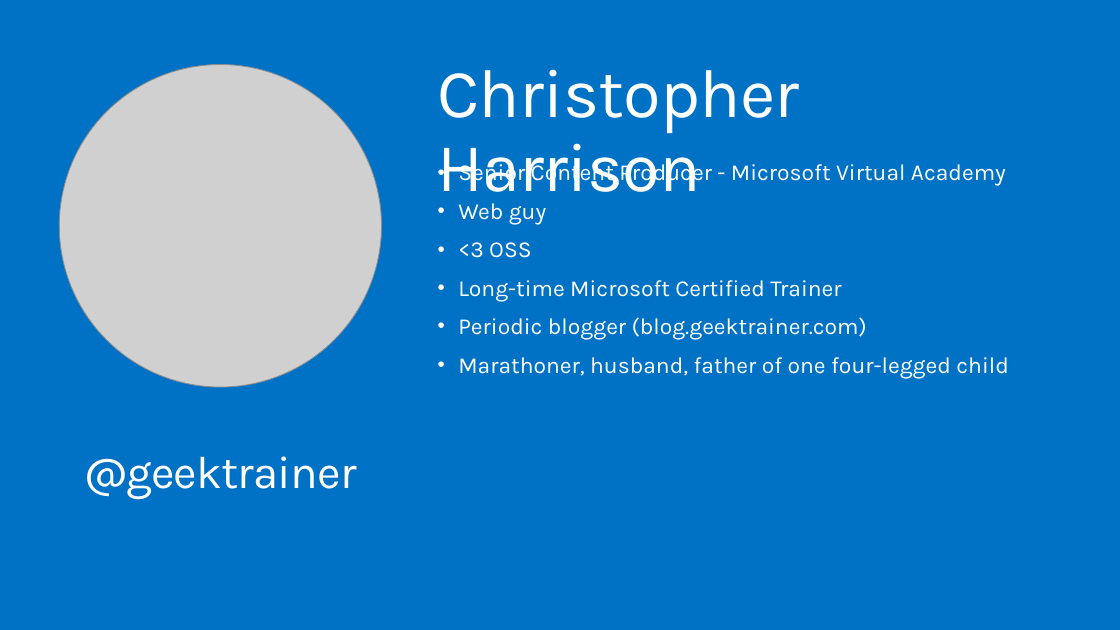
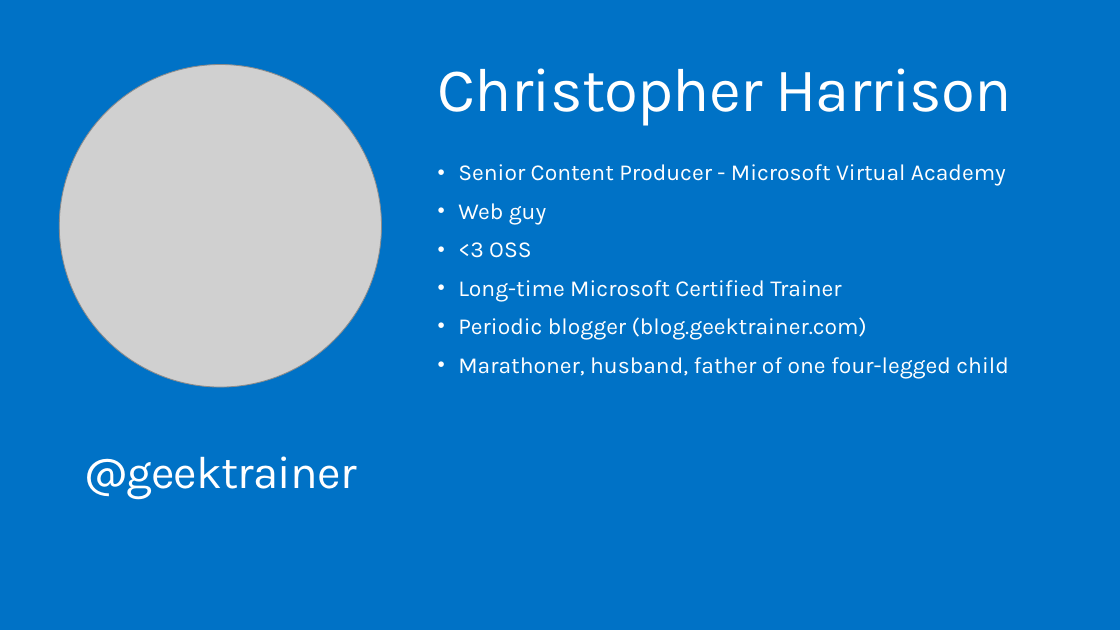
Before and after one commit to MicrosoftLearning/angular2-typescript, a slide deck: slide 3 of Slides/MVA Angular 2.pptx. Drawn at 1120x630 pixels with LibreOffice and Linux fonts; fonts in the diff are those of the drawing; grey boxes stand for pictures. Boxes give left, top, right and bottom in pixels: in the first picture for what was removed or moved away, otherwise in the second. Text is boxed around its words. In the diff, an @@ line names an element or a change of style, - is before the commit and + after.

```diff
--- a/Slides/MVA Angular 2.pptx
+++ b/Slides/MVA Angular 2.pptx
@@ text "Christopher Harrison" at [438,68,1011,126]: size 60 to 54 pt @@
```
Also in this commit, not shown: 3 other slides changed, 28 slides removed.
